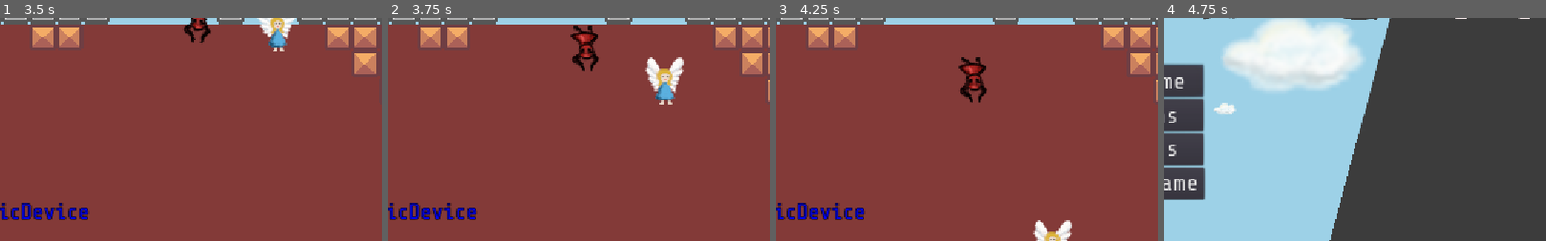
Above: before the commit, frames 1-4 (left to right).
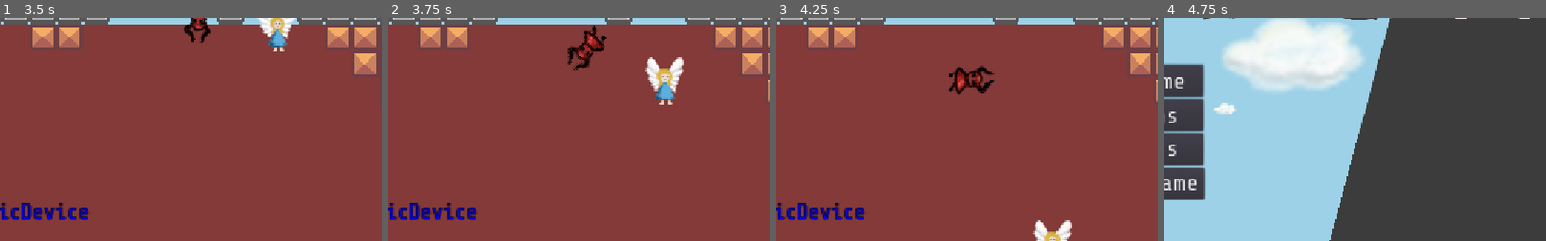
Above: after the commit, the same moments.

Repository: ang-vil/angvil
Game: Godot game, scene res://scenes/menu.tscn
Same seed, same stepped clock (60 frames per second), same inputs: the game is played once before the commit and once after it.
Inputs:
- Up to frame 1 (3.5 s): click "run game" at 0.5 s; tap Enter (ui_accept) at 1.25, 1.52, 2.27 s; hold Right (key_right) 1.28-2.03 s; tap Space (shoot) at 1.35, 2.1, 2.85 s; hold Down (key_down) 2.03-2.78 s; hold Right (key_right) from 2.78 s (still down)
- Up to frame 2 (3.75 s): release Right (key_right) at 3.53 s; hold Up (key_up) from 3.53 s (still down); tap Space (shoot) at 3.6 s
- Up to frame 3 (4.25 s): keep holding Up (key_up); tap Enter (ui_accept) at 3.77 s
- Up to frame 4 (4.75 s): release Up (key_up) at 4.28 s; hold Left (key_left) from 4.28 s (still down); tap Space (shoot) at 4.35 s; tap Enter (ui_accept) at 4.52 s
The pictures show only the part of the screen within x 19-69%, y 49-99%; the shares and areas given below are measured in that part.

Frame 1 is identical in both runs. In frame 2, 1.2% of the frame differs, in the area x 46-58%, y 3-24%; in frame 3, 1.2%, in the area x 45-58%, y 17-39%; in frame 4, nothing differs.

Commit message:
let the devil do cool backflips when jumping

Diff:
--- a/scenes/devil.tscn
+++ b/scenes/devil.tscn
@@ -1,10 +1,25 @@
-[gd_scene load_steps=5 format=2]
+[gd_scene load_steps=6 format=2]
 
 [ext_resource path="res://scripts/devil.gd" type="Script" id=1]
 [ext_resource path="res://assets/devil.png" type="Texture" id=2]
 
 [sub_resource type="RectangleShape2D" id=1]
 extents = Vector2( 14, 16 )
+
+[sub_resource type="Animation" id=3]
+resource_name = "jump"
+tracks/0/type = "value"
+tracks/0/path = NodePath("Sprite:rotation_degrees")
+tracks/0/interp = 1
+tracks/0/loop_wrap = true
+tracks/0/imported = false
+tracks/0/enabled = true
+tracks/0/keys = {
+"times": PoolRealArray( 0.1, 0.2, 0.3, 0.4, 0.5, 0.6, 0.7, 0.8, 0.9 ),
+"transitions": PoolRealArray( 1, 1, 1, 1, 1, 1, 1, 1, 1 ),
+"update": 0,
+"values": [ 0.0, 45.0, 90.0, 135.0, 180.0, 225.0, 270.0, 315.0, 360.0 ]
+}
 
 [sub_resource type="Animation" id=2]
 resource_name = "walk"
@@ -40,4 +55,5 @@
 [node name="devil_visibility" type="VisibilityNotifier2D" parent="."]
 
 [node name="AnimationPlayer" type="AnimationPlayer" parent="."]
+anims/jump = SubResource( 3 )
 anims/walk = SubResource( 2 )
--- a/scripts/devil.gd
+++ b/scripts/devil.gd
@@ -14,12 +14,14 @@
 		get_node("Sprite").set_flip_h(false)
 		direction.x = 1
 		velocity.x = lerp(velocity.x, vars.WALK_SPEED, 0.3)
-		$AnimationPlayer.play("walk")
+		if velocity.y == 0:
+			$AnimationPlayer.play("walk")
 	elif Input.is_action_pressed("key_left"):
 		get_node("Sprite").set_flip_h(true)
 		direction.x = -1
 		velocity.x = lerp(velocity.x, vars.WALK_SPEED*-1, 0.3)
-		$AnimationPlayer.play("walk")
+		if velocity.y == 0:
+			$AnimationPlayer.play("walk")
 	else:
 		# smoothen walk
 		velocity.x = lerp(velocity.x, 0, 0.1)
@@ -29,6 +31,7 @@
 
 	if Input.is_action_just_pressed("key_up") and velocity.y == 0:
 		jumping = true;
+		$AnimationPlayer.play("jump")
 
 	if Input.is_action_pressed("key_down"):
 		get_node("Sprite").scale.y = -0.5
